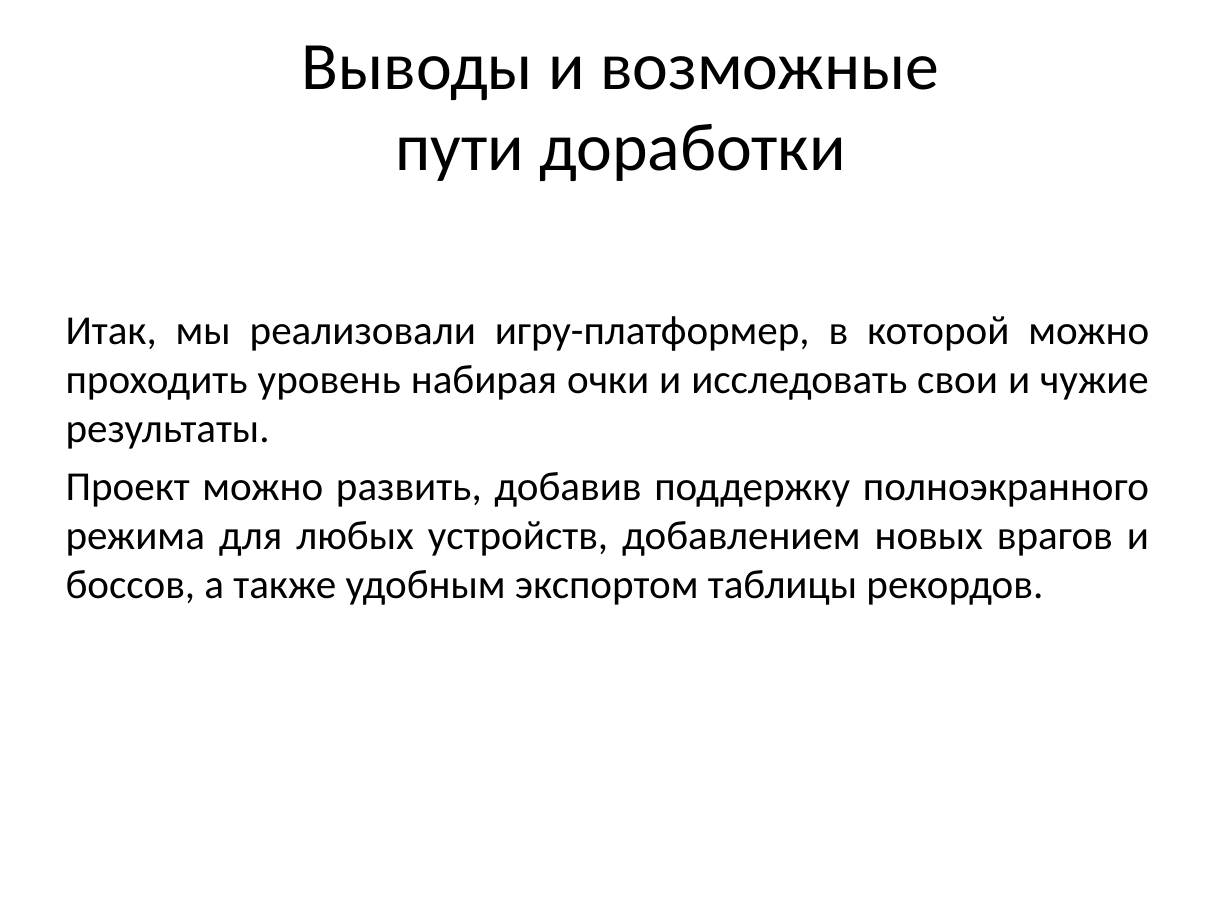
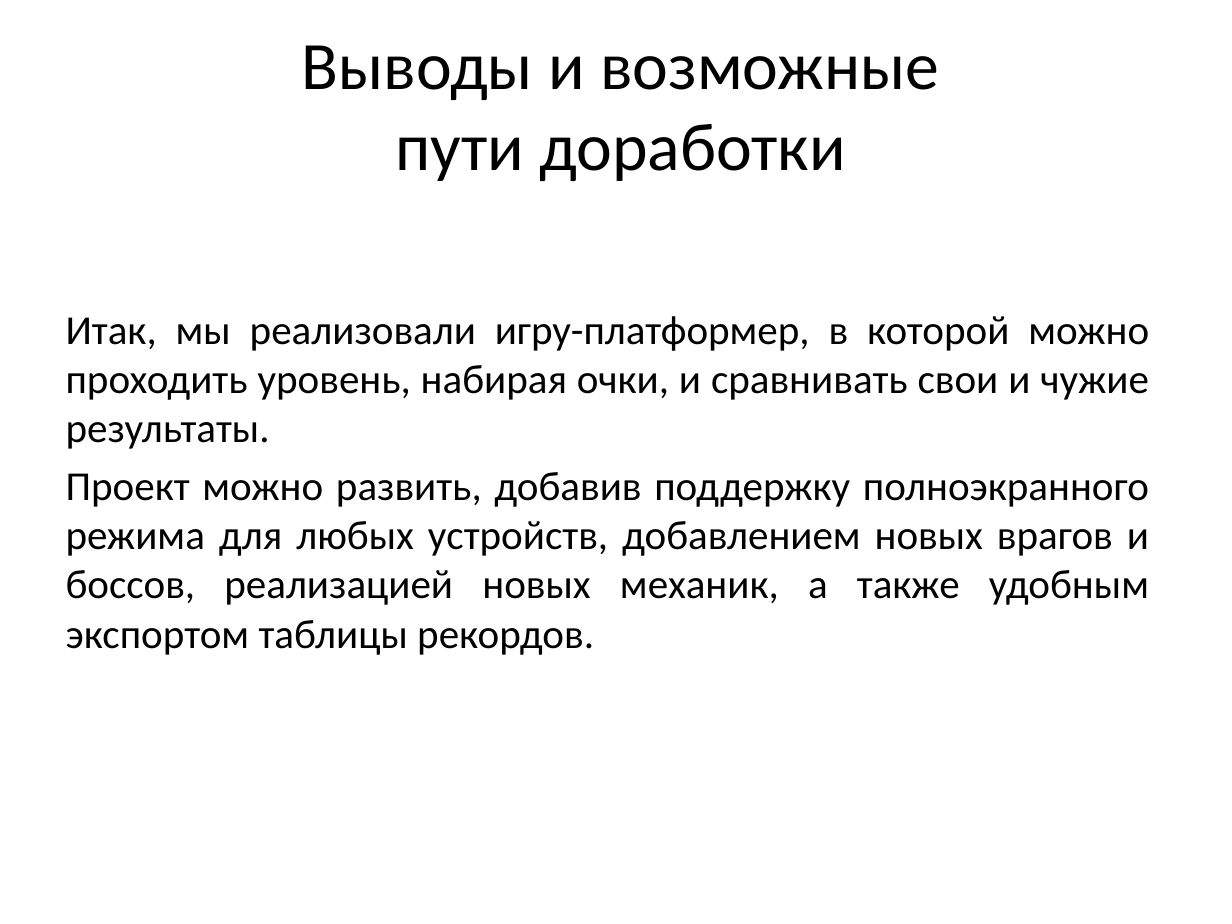
Before and after one commit to SwampWood/PyGame-shit, a slide deck: slide 5 of Презентация.pptx. Drawn at 1232x924 pixels with LibreOffice and Linux fonts; fonts in the diff are those of the drawing. Boxes give left, top, right and bottom in pixels: in the first picture for what was removed or moved away, otherwise in the second. Text is boxed around its words. In the diff, an @@ line names an element or a change of style, - is before the commit and + after.

```diff
--- a/Презентация.pptx
+++ b/Презентация.pptx
@@ text at [66, 316, 1149, 655]: text changed @@
-Итак, мы реализовали игру-платформер, в которой можно проходить уровень набирая очки и исследовать свои и чужие результаты.
-Проект можно развить, добавив поддержку полноэкранного режима для любых устройств, добавлением новых врагов и боссов, а также удобным экспортом таблицы рекордов.
+Итак, мы реализовали игру-платформер, в которой можно проходить уровень, набирая очки, и сравнивать свои и чужие результаты.
+Проект можно развить, добавив поддержку полноэкранного режима для любых устройств, добавлением новых врагов и боссов, реализацией новых механик, а также удобным экспортом таблицы рекордов.
```
Also in this commit, not shown: 2 other slides changed, 1 other file.
